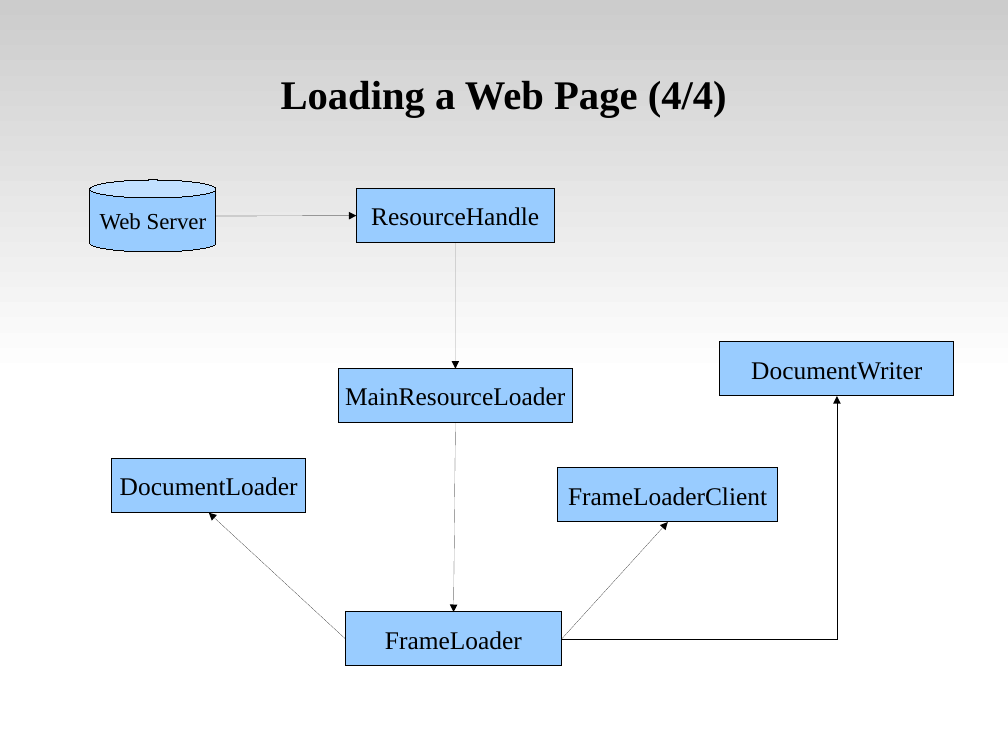
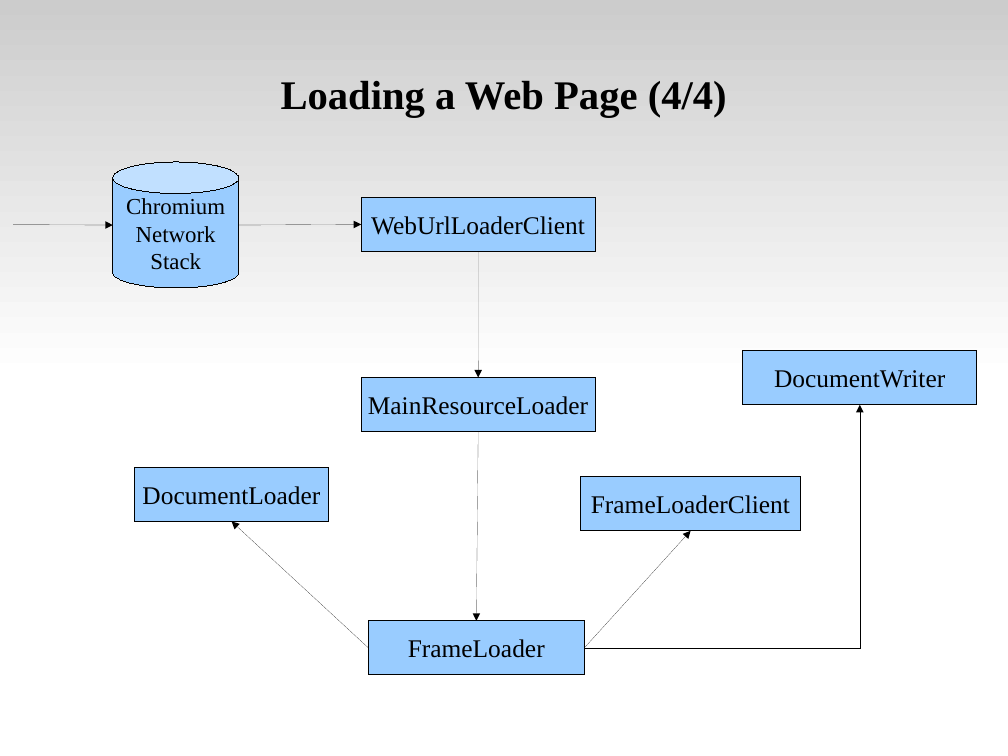
Before and after one commit to tsaicw/browser_research, a slide deck: slide 42 of WebKit/WebKit.odp. Drawn at 1008x756 pixels with LibreOffice and Linux fonts; fonts in the diff are those of the drawing. Boxes give left, top, right and bottom in pixels: in the first picture for what was removed or moved away, otherwise in the second. Text is boxed around its words. In the diff, an @@ line names an element or a change of style, - is before the commit and + after.

Commit message:
Modify the flow chart of main resource loading. Add the Hhieracrhy of NetworkingContext" page.

```diff
--- a/WebKit/WebKit.odp
+++ b/WebKit/WebKit.odp
@@ cylinder added at (113,162,239,288), fill #99CCFF, outline #000000 0 pt, 18 pt, text #000000 @@
+Chromium
+Network
+Stack
@@ cylinder removed at (90,180,216,252) @@
-Web Server
@@ rectangle "WebUrlLoaderClient": place and size @@
-rectangle "WebUrlLoaderClient" at (357,188,555,242)
+rectangle "WebUrlLoaderClient" at (361,198,595,252)
@@ arrow added from (13, 225) to (113, 225), #000000 0 pt @@
@@ arrow moved from (216, 216) - (357, 216) to (239, 225) - (361, 224) @@
@@ text in rectangle at (371,216,585,235): text changed @@
-ResourceHandle
+WebUrlLoaderClient
@@ 1 rectangle, 1 arrow, 1 elbow arrow: place and size @@
-1 rectangle, 1 arrow, 1 elbow arrow at (112,242,837,639)
+1 rectangle, 1 arrow, 1 elbow arrow at (134,252,860,648)
@@ 4 rectangles, 1 arrow: place and size @@
-4 rectangles, 1 arrow at (338,342,954,666)
+4 rectangles, 1 arrow at (361,351,977,675)
@@ arrow moved from (562, 639) - (668, 522) to (369, 648) - (231, 521) @@
@@ arrow moved from (346, 639) - (209, 513) to (584, 648) - (691, 531) @@
```
Also in this commit, not shown: 4 other slides changed, 3 slides added.
